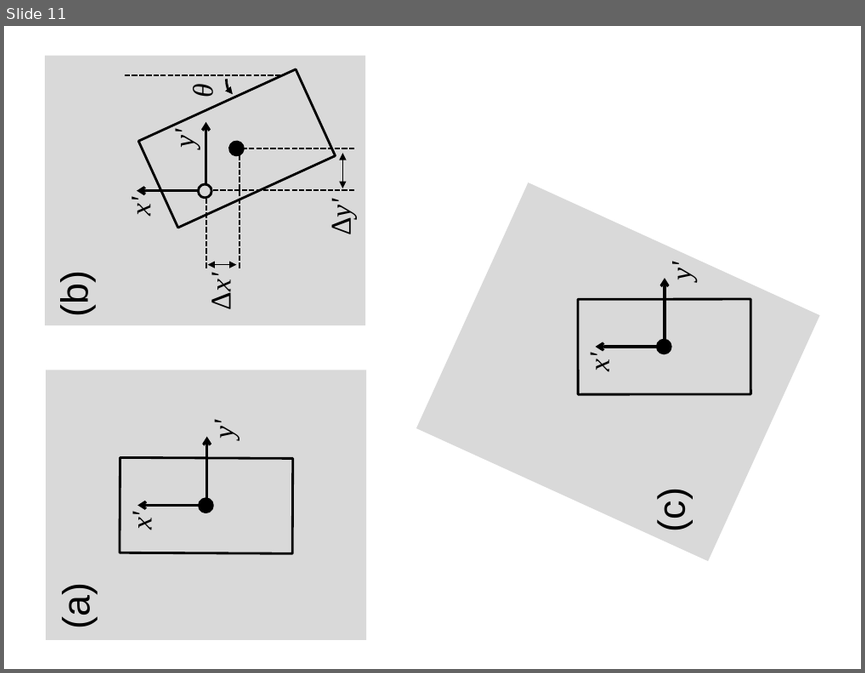
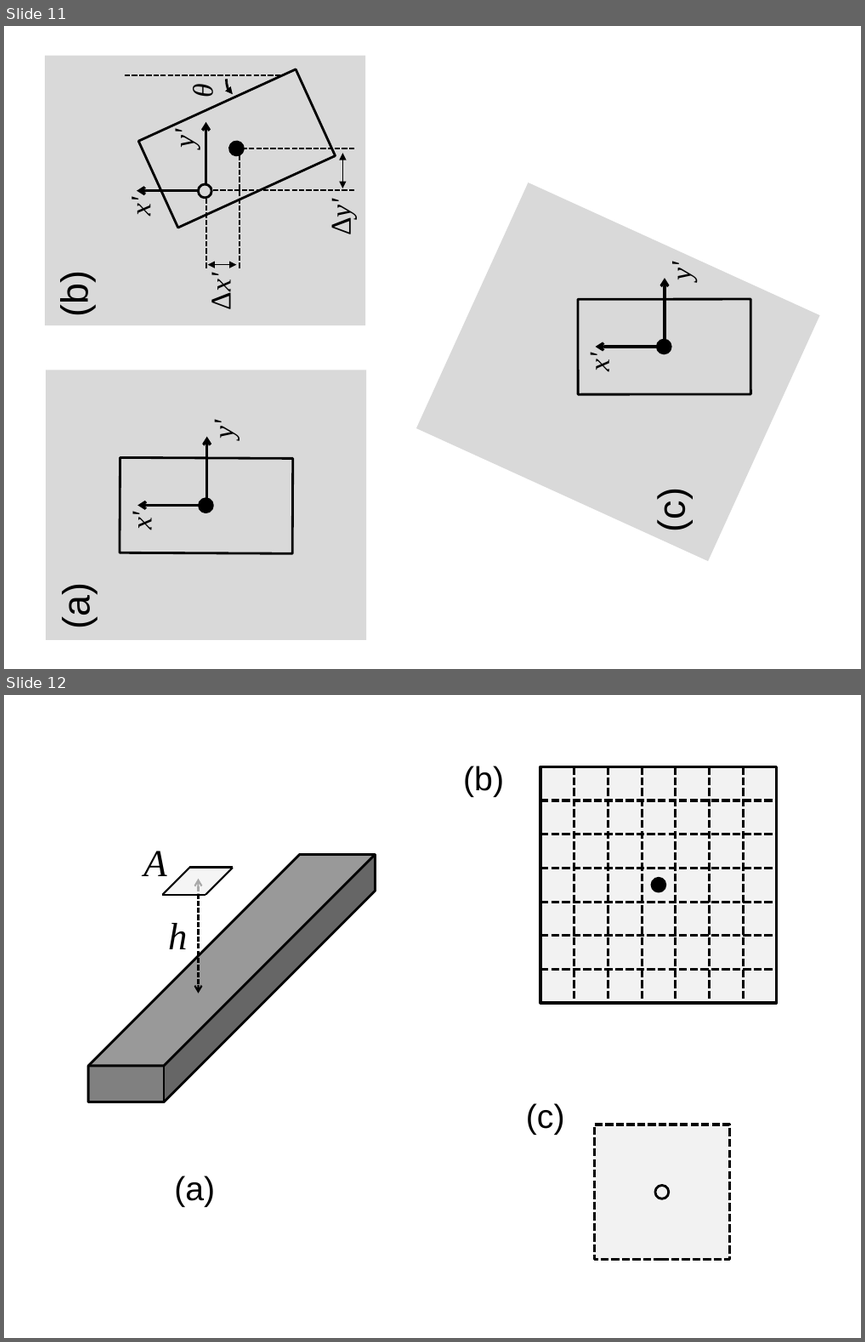
Before and after one commit to pinga-lab/magnetization-rock-sample, a slide deck: manuscript/Figs/Aspectos_geometricos.pptx. Shown one above the other, each under a label of ours: slide 11 before the commit, slides 11 and 12 after it. The pictures are 865x673 and 865x1342 pixels, drawn with LibreOffice and Linux fonts; fonts in the diff are those of the drawing. Boxes give left, top, right and bottom in pixels: in the first picture for what was removed or moved away, otherwise in the second. Text is boxed around its words. In the diff, an @@ line names an element or a change of style, - is before the commit and + after.

```diff
--- a/manuscript/Figs/Aspectos_geometricos.pptx
+++ b/manuscript/Figs/Aspectos_geometricos.pptx
@@ slide 12 added at bbox=[4, 695, 861, 1338], background #FFFFFF @@
@@ text added at bbox=[463, 766, 504, 797], 28 pt, text #000000 @@
+(b)
@@ rectangle added at bbox=[540, 767, 777, 1004], fill #F2F2F2, outline #000000 2.25 pt @@
@@ group added at bbox=[574, 767, 743, 1003]: 6 lines @@
@@ cube added at bbox=[88, 854, 375, 1102], fill #808080, outline #000000 2 pt @@
@@ text added at bbox=[143, 851, 166, 876], 32 pt, text #000000, italic @@
+A
@@ line added from (162, 895) to (189, 868), #000000 1.5 pt @@
@@ freeform shape added at bbox=[163, 868, 233, 895], fill #F2F2F2 at 70% opacity @@
@@ line added from (189, 868) to (233, 868), #000000 1.5 pt @@
@@ line added from (205, 895) to (233, 868), #000000 1.5 pt @@
@@ line added from (161, 895) to (205, 895), #000000 1.5 pt @@
@@ double arrow added from (199, 879) to (199, 993), #000000 1.5 pt dashed @@
@@ ellipse added at bbox=[652, 879, 665, 892], fill #000000, outline #000000 2 pt @@
@@ text added at bbox=[168, 923, 187, 949], 32 pt, text #000000, italic @@
+h
@@ group added at bbox=[540, 800, 777, 970]: 6 lines @@
@@ text added at bbox=[526, 1103, 565, 1134], 28 pt, text #000000 @@
+(c)
@@ rectangle added at bbox=[595, 1124, 729, 1259], fill #F2F2F2, outline #000000 2.25 pt dashed @@
@@ text added at bbox=[174, 1175, 215, 1207], 28 pt, text #000000 @@
+(a)
@@ ellipse added at bbox=[655, 1185, 669, 1199], outline #000000 2 pt @@
```
Also in this commit, not shown: 3 other files.
